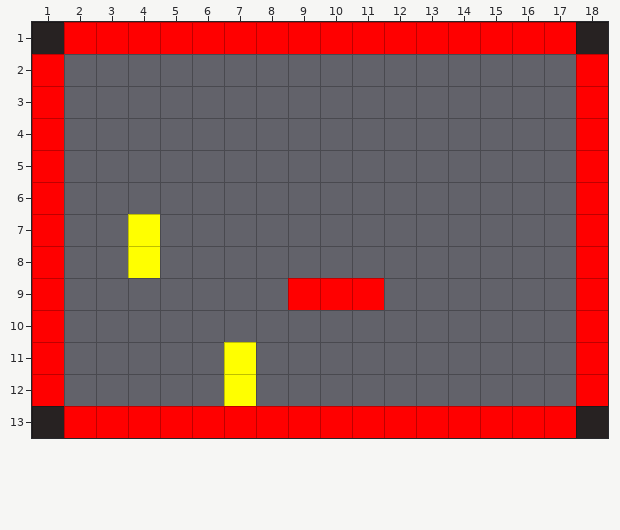
Two states of a Tiled map, tiled/test.tmx. Above is the file before it was changed.
Cells are 32x32 px. Shown: x 1..18, y 1..13.
Now the later version:
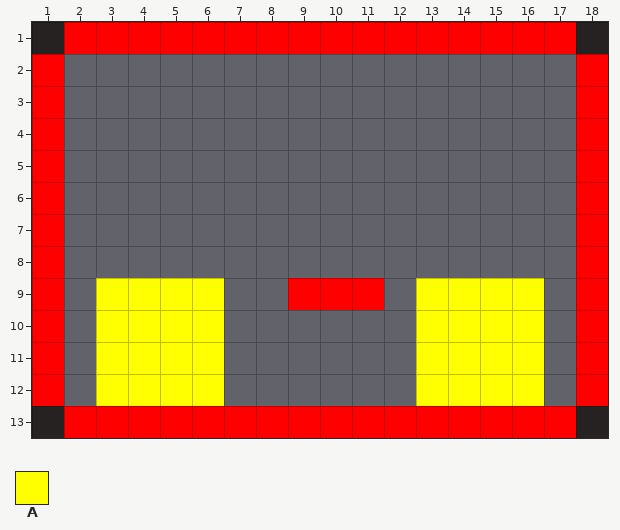
Key: from "bounds": A 3.
Objects are placed by their top-left corner, in cells (3,4 is the top-left corner of cell 3,4); size is 1x1 cell unless given.
From old to new:
--- layer "events/spawn-player"
-A at 4,7 size 1x2
+A at 3,9 size 4x4
--- layer "events/spawn-placeholder"
-A at 7,11 size 1x2
+A at 13,9 size 4x4
Boxes around the changes in both pictures, in picture pixels (x1, y1, x2, y2):
changed: (96, 214, 256, 406)
new place: (416, 278, 544, 406)
